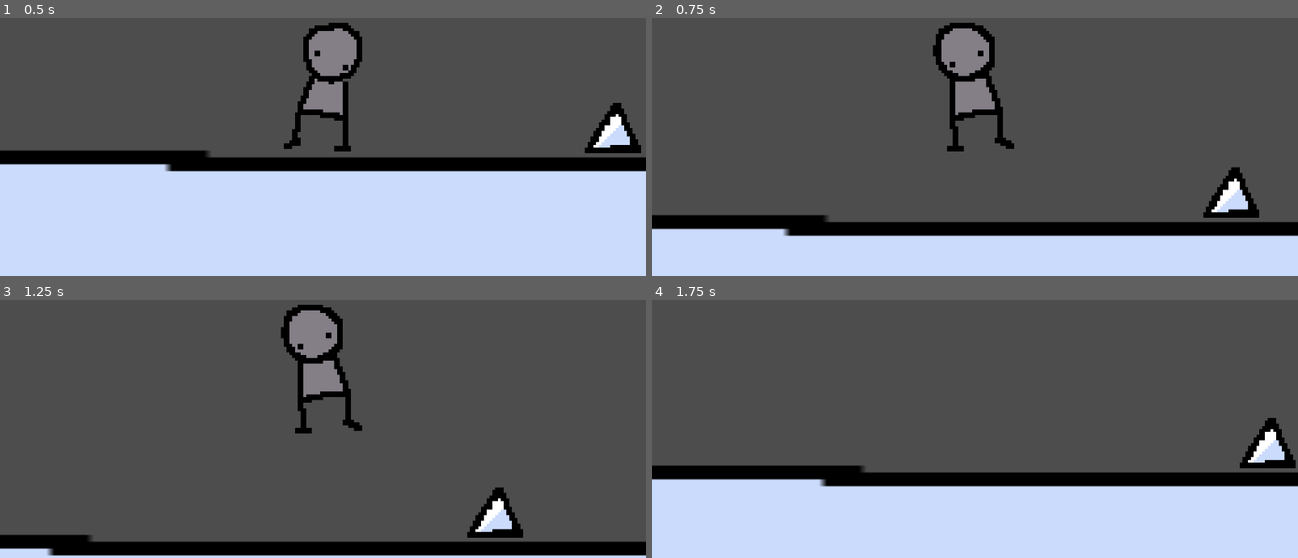
Above: before the commit, frames 1-4 (two rows, left to right).
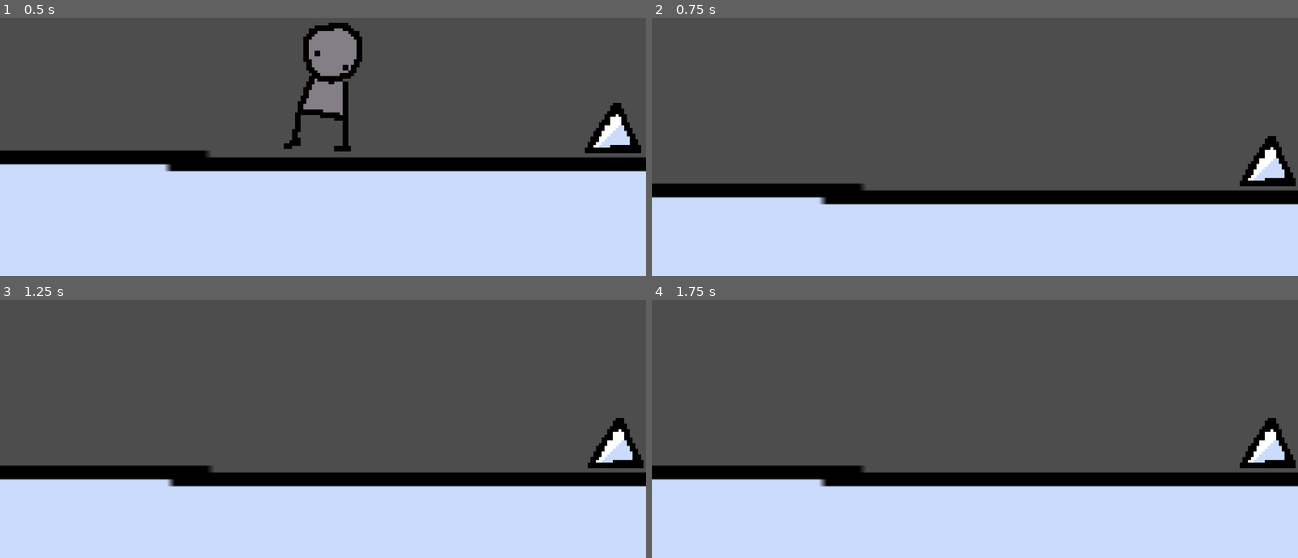
Above: after the commit, the same moments.

Repository: Helia8/platform
Game: Godot game, scene res://scenes/Level/Level1.tscn
Two runs of this game, one before a commit and one after it. Both use one fixed random seed, a clock stepped at 60 frames per second and the inputs below.
Inputs:
- Up to frame 1 (0.5 s): no input
- Up to frame 2 (0.75 s): tap Enter (ui_accept) at 0.5 s; hold Right (ui_right) from 0.53 s (still down)
- Up to frame 3 (1.25 s): keep holding Right (ui_right); tap Enter (ui_accept) at 0.77 s
- Up to frame 4 (1.75 s): keep holding Right (ui_right); tap Enter (ui_accept) at 1.52 s

Frame 1 is identical in both runs. In frame 2, 22% of the frame differs, in the area x 0-100%, y 1-85%; in frame 3, 37%, in the area x 0-100%, y 1-100%; in frame 4, nothing differs.

Commit message:
feat: ennemy wander

Diff:
--- a/scenes/Ennemies/BasicEnnemy.tscn
+++ b/scenes/Ennemies/BasicEnnemy.tscn
@@ -9,17 +9,15 @@
 radius = 122.0
 height = 244.0
 
-[node name="BasicEnnemy" type="Node2D" unique_id=775499948]
+[node name="BasicEnnemy" type="CharacterBody2D" unique_id=1010090589]
 script = ExtResource("1_ud4je")
 
-[node name="EnnemyBody" type="CharacterBody2D" parent="." unique_id=1010090589]
+[node name="EnnemyArea" type="Area2D" parent="." unique_id=1448921124]
 
-[node name="EnnemyArea" type="Area2D" parent="EnnemyBody" unique_id=1448921124]
-
-[node name="EnnemyHitbox" type="CollisionShape2D" parent="EnnemyBody/EnnemyArea" unique_id=2006207632]
+[node name="EnnemyHitbox" type="CollisionShape2D" parent="EnnemyArea" unique_id=2006207632]
 shape = SubResource("CircleShape2D_ud4je")
 
-[node name="EnnemyCollision" type="CollisionShape2D" parent="EnnemyBody" unique_id=2092200608]
+[node name="EnnemyCollision" type="CollisionShape2D" parent="." unique_id=2092200608]
 shape = SubResource("CapsuleShape2D_johxw")
 
-[connection signal="body_entered" from="EnnemyBody/EnnemyArea" to="." method="_on_ennemy_area_body_entered"]
+[connection signal="body_entered" from="EnnemyArea" to="." method="_on_ennemy_area_body_entered"]
--- a/scenes/Level/Level1.tscn
+++ b/scenes/Level/Level1.tscn
@@ -44,4 +44,4 @@
 position = Vector2(3751, 167)
 
 [node name="BasicEnnemy" parent="." unique_id=775499948 instance=ExtResource("6_7s6sr")]
-position = Vector2(939, 411)
+position = Vector2(861, 340)
--- a/src/Ennemies/basic_ennemy.gd
+++ b/src/Ennemies/basic_ennemy.gd
@@ -1,8 +1,30 @@
-extends Node2D
+extends CharacterBody2D
 
+@export var wander_time: float = 3.0
+var wander_timer = 0
+var dir = 1
 
 func _on_ennemy_area_body_entered(body: Node2D) -> void:
 	if (body.is_in_group("player")):
 		print("player hit ennemy")
 		body.hit()
 	pass # Replace with function body.
+
+func _ready():
+	velocity.x = 1
+
+func patrol_wander():
+	wander_timer = 0
+	dir = (dir + 1) % 2
+func random_wander():
+		wander_timer = 0
+		dir = randi() % 2
+func _physics_process(delta: float) -> void:
+	wander_timer += delta
+	if (wander_timer > wander_time):
+		patrol_wander()
+	if (dir == 0):
+		velocity.x = 100
+	else:
+		velocity.x = -100
+	move_and_slide()
